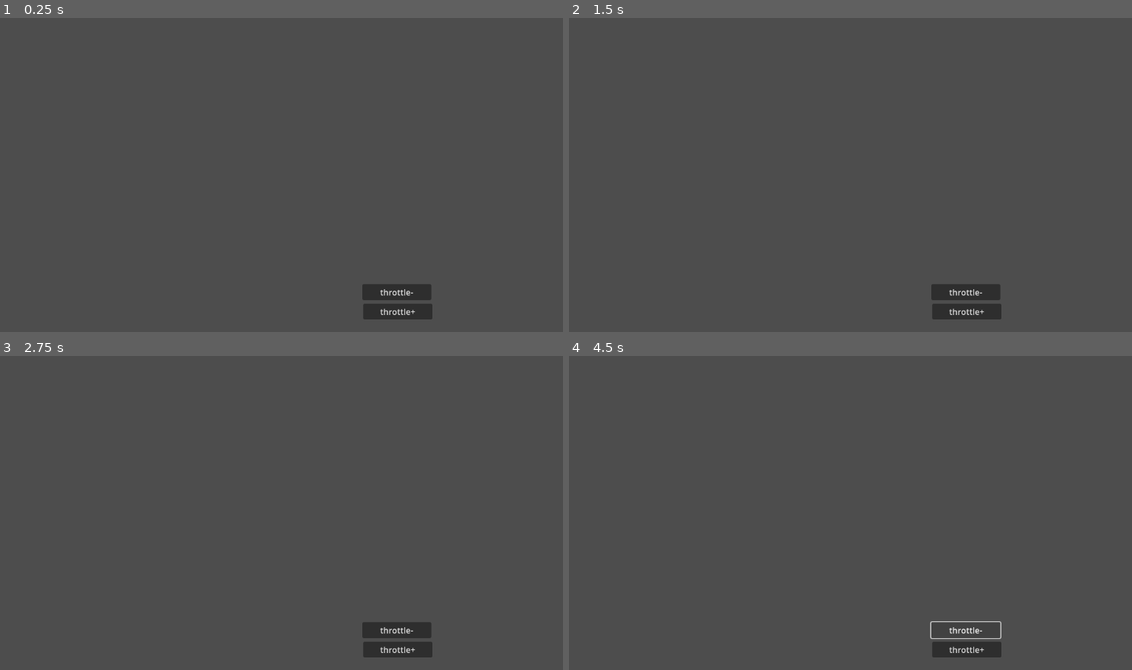
Above: before the commit, frames 1-4 (two rows, left to right).
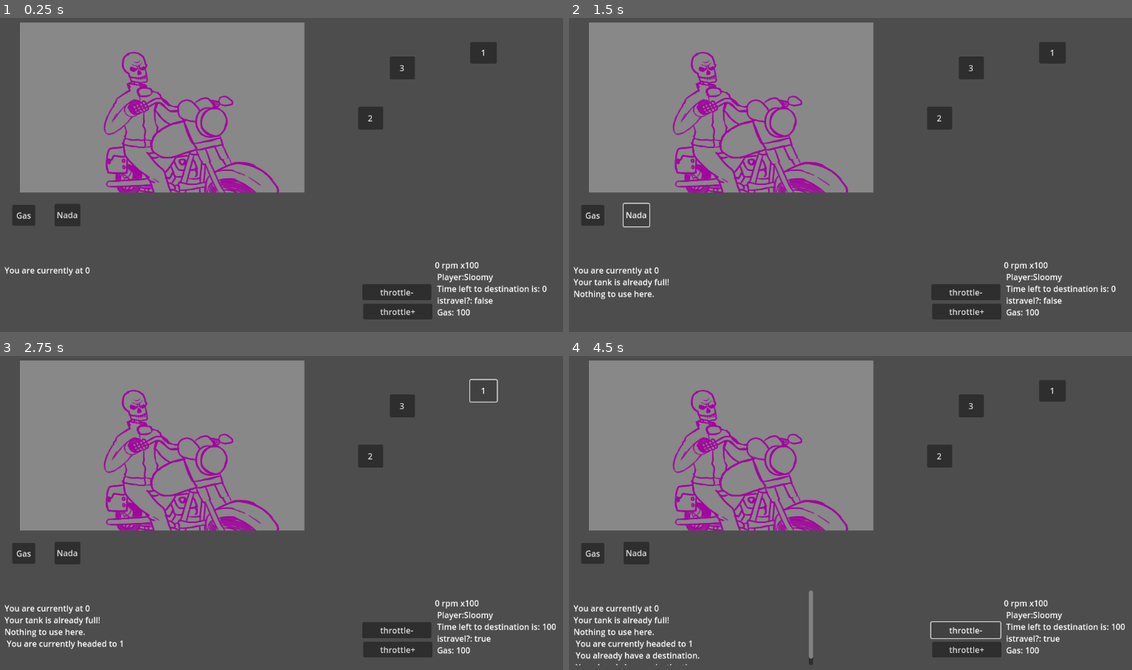
Above: after the commit, the same moments.

Repository: sloomy-chan/road-trip
Game: Godot game, scene res://main.tscn
Two runs of this game, one before a commit and one after it. Both use one fixed random seed, a clock stepped at 60 frames per second and the inputs below. Before the commit the project starts from res://throttle control/throttle.tscn.
Inputs (mouse positions are in pixels of both pictures, inside the frame that each line leads up to):
- Up to frame 1 (0.25 s): no input
- Up to frame 2 (1.5 s): click (591, 215) at 0.5 s, where only the run after the commit has a clickable "Gas"; click (636, 215) at 1.25 s, where only the run after the commit has a clickable "Nada"
- Up to frame 3 (2.75 s): click (484, 390) at 2 s, where only the run after the commit has a clickable "1"
- Up to frame 4 (4.5 s): click (940, 456) at 2.75 s, where only the run after the commit has a clickable "2"; click (968, 406) at 3.5 s, where only the run after the commit has a clickable "3"; click "throttle-" at 4.25 s

The runs differ from the first frame. In frame 1, 30% of the frame differs, in the area x 0-98%, y 1-95%; in frame 2, 30%; in frame 3, 30%; in frame 4, 31%, in the area x 0-99%, y 1-99%.
Error before the commit: Attempt to call function 'set_text' in base 'null instance' on a null instance. (res://throttle)

Commit message:
Primeira implementação da caixa de texto

Diff:
--- /dev/null
+++ b/inv.gd
@@ -0,0 +1,9 @@
+extends Node2D
+
+@onready var inv = [$"1",$"2"]
+
+func _ready():
+	_add_item()
+
+func _add_item():
+	inv.insert(0, 1)
--- /dev/null
+++ b/inv.tscn
@@ -0,0 +1,22 @@
+[gd_scene load_steps=3 format=3 uid="uid://cfcbwvdcyy3ko"]
+
+[ext_resource type="Script" path="res://inv.gd" id="1_0st73"]
+[ext_resource type="Script" path="res://invBlock.gd" id="2_uqry6"]
+
+[node name="inv" type="Node2D"]
+script = ExtResource("1_0st73")
+
+[node name="1" type="Button" parent="."]
+offset_left = 231.0
+offset_top = 282.0
+offset_right = 276.0
+offset_bottom = 323.0
+script = ExtResource("2_uqry6")
+itemID = 1
+
+[node name="2" type="Button" parent="."]
+offset_left = 314.0
+offset_top = 280.0
+offset_right = 359.0
+offset_bottom = 324.0
+script = ExtResource("2_uqry6")
--- /dev/null
+++ b/invBlock.gd
@@ -0,0 +1,33 @@
+extends Button
+
+@onready var player = get_node("/root/main/PlayerManager")
+@export var itemID = 0
+
+func _ready() -> void:
+	var invButton = self
+	invButton.pressed.connect(self._use)
+
+func _process(_delta: float) -> void:
+	_add_name()
+
+func _use():
+	match itemID:
+		0:
+			player.mess.add_text("\nNothing to use here.")
+		1:
+
+			if player.bikeGas != 100:
+				player.mess.add_text("\nYou refueled your tank.")
+				if player.bikeGas > 90:
+					player.bikeGas += (100-player.bikeGas)
+				else:
+					player.bikeGas += 10
+			else:
+				player.mess.add_text("\nYour tank is already full!")
+				return
+	self.itemID = 0
+
+func _add_name():
+	match itemID:
+		0:	self.set_text("Nada")
+		1:	self.set_text("Gas")
--- a/main.tscn
+++ b/main.tscn
@@ -1,14 +1,20 @@
-[gd_scene load_steps=4 format=3 uid="uid://bafesg0112kju"]
+[gd_scene load_steps=6 format=3 uid="uid://bafesg0112kju"]
 
 [ext_resource type="Script" path="res://throttle control/player_manager.gd" id="2_344h7"]
+[ext_resource type="PackedScene" uid="uid://cfcbwvdcyy3ko" path="res://inv.tscn" id="2_v0nlm"]
 [ext_resource type="Script" path="res://throttle control/buttonMan.gd" id="4_6bvhk"]
 [ext_resource type="Script" path="res://map/mapItem.gd" id="5_caikj"]
+[ext_resource type="Texture2D" uid="uid://nnfh8i2qponf" path="res://sprites/Olavo.png" id="5_pyrfo"]
 
 [node name="main" type="Node2D"]
 
 [node name="PlayerManager" type="Node2D" parent="."]
 script = ExtResource("2_344h7")
 playerName = "Sloomy"
+bikeGas = 100
+
+[node name="inv" parent="." instance=ExtResource("2_v0nlm")]
+position = Vector2(-187, 96)
 
 [node name="throt-" type="Button" parent="."]
 offset_left = 728.0
@@ -28,6 +34,12 @@
 text = "throttle+
 "
 script = ExtResource("4_6bvhk")
+
+[node name="Messages" type="RichTextLabel" parent="."]
+offset_left = 29.0
+offset_top = 471.0
+offset_right = 497.0
+offset_bottom = 617.0
 
 [node name="EngStats" type="RichTextLabel" parent="."]
 offset_left = 870.0
@@ -64,3 +76,8 @@
 script = ExtResource("5_caikj")
 mapID = 3
 metadata/_edit_use_anchors_ = true
+
+[node name="Olavo" type="Sprite2D" parent="."]
+position = Vector2(337, 188)
+scale = Vector2(0.5565, 0.5525)
+texture = ExtResource("5_pyrfo")
--- a/map/mapItem.gd
+++ b/map/mapItem.gd
@@ -3,18 +3,17 @@
 @onready var player = get_node("/root/main/PlayerManager")
 var mapButton = self
 @export var mapID = 0
-var nextPos = 0
 
 func _ready() -> void:
 	mapButton.pressed.connect(self._map_selected)
 
 func _process(_delta: float) -> void:
 	if player.timer <= 0.0:
-		player.currPos = nextPos
+		player.currPos = player.nextPos
 
 func _map_selected():
 	if player.isTravel == false && player.currPos != mapID:
-		self.nextPos = mapID
+		player.nextPos = mapID
 		match mapID:
 			1:
 				player.timer += 100
@@ -22,3 +21,7 @@
 				player.timer += 100
 			3:
 				player.timer += 300
+	if player.isTravel == false:
+		player.mess.add_text(str("\n You are currently headed to ", player.nextPos))
+	else:
+		player.mess.add_text(str("\n You already have a destination."))
--- a/project.godot
+++ b/project.godot
@@ -11,6 +11,6 @@
 [application]
 
 config/name="road trip"
-run/main_scene="res://throttle control/throttle.tscn"
+run/main_scene="res://main.tscn"
 config/features=PackedStringArray("4.3", "Forward Plus")
 config/icon="res://sprites/icon.svg"
--- a/throttle control/player_manager.gd
+++ b/throttle control/player_manager.gd
@@ -1,21 +1,32 @@
 extends Node2D
 @onready var stats = get_node("/root/main/EngStats")
+@onready var mess = get_node("/root/main/Messages")
 @export var playerName = ""
-@export var playerHunger = 0
+@export var bikeGas = 2
 @export var engRpm = 0
 var isTravel = false
 var currPos = 0
 var timer = 0
+var nextPos = 0
 
 # Called every frame. 'delta' is the elapsed time since the previous frame.
 func _process(delta: float) -> void:
-	stats.set_text(str(engRpm, " rpm x100", "\n current position is ",currPos, "\n Player:", playerName, "\n Time left to destination is: ", timer,"\n istravel?: ", isTravel))
+	mess.set_text(str("\nYou are currently at ", currPos))
+	stats.set_text(str(engRpm, " rpm x100", "\n Player:", playerName, "\n Time left to destination is: ", snappedf(timer, 0.1),"\n istravel?: ", isTravel, "\n Gas: ", snappedf(bikeGas, 0.1)))
 	_rpm_multi(delta)
+	_gas(delta)
 	if timer <= 0.0:
 		isTravel = false
 	else:
 		isTravel = true
 
+	if isTravel == false:
+		engRpm = 0
+
 func _rpm_multi(delta):
-	if timer > 0.0:
-		timer -= (1 * (engRpm * 0.3)) * delta
+	if timer > 0.0 && bikeGas > 0:
+		timer -= (1 * (engRpm * 0.1)) * delta
+
+func _gas(delta):
+	if bikeGas > 0:
+		bikeGas -= (0.1 * (engRpm * 0.1)) * delta
Binary file added: sprites/Olavo.png
Not shown, added: sprites/Olavo.png.import
